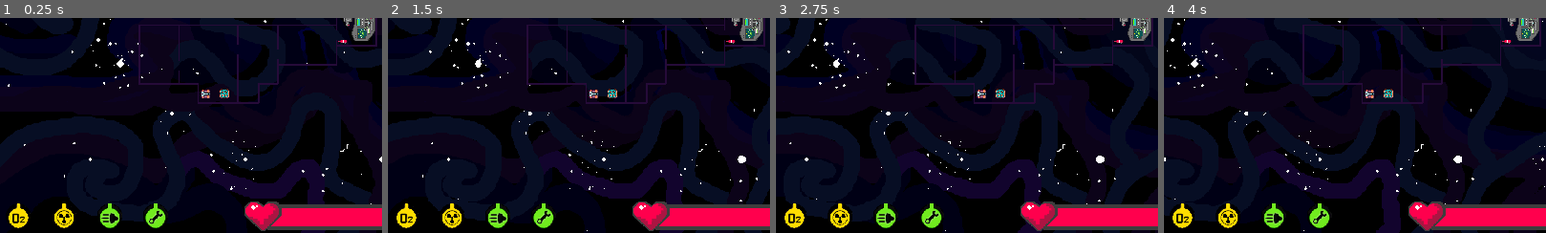
Above: before the commit, frames 1-4 (left to right).
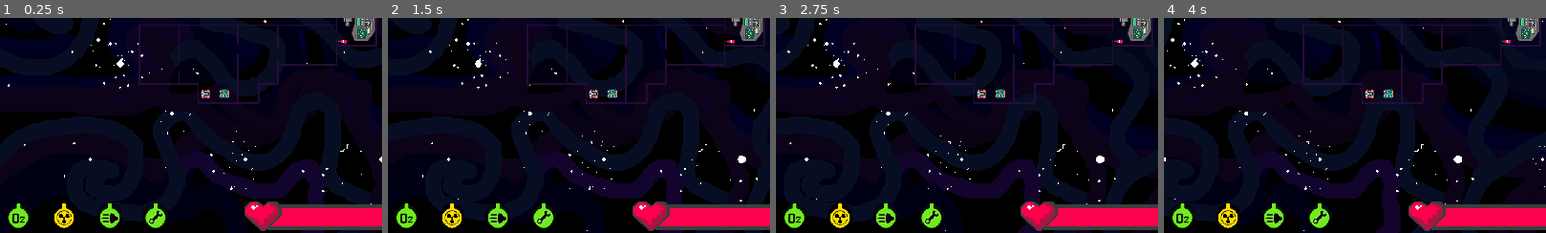
Above: after the commit, the same moments.

Repository: feargrinn/cyberiada2024
Game: Godot game, scene res://scenes/key_scenes/game.tscn
The game is run twice, just before and just after one commit, with the same random seed, the same clock (stepped at 60 frames per second) and the same inputs.
Inputs:
- Up to frame 1 (0.25 s): no input
- Up to frame 2 (1.5 s): tap Enter (interact_B) at 0.5 s; tap S (A_dol) at 0.6 s; tap W (A_gora) at 1.35 s
- Up to frame 3 (2.75 s): tap A (A_lewo) at 2.1 s
- Up to frame 4 (4 s): tap D (A_prawo) at 2.85 s; tap Down (B_dol) at 3.6 s
The pictures show only the part of the screen within x 24-74%, y 50-100%; the shares and areas given below are measured in that part.

The runs differ from the first frame. In frame 1, 0.4% of the frame differs, in the area x 2-8%, y 86-98%; in frame 2, 0.4%; in frame 3, 0.4%; in frame 4, 0.4%.

Commit message:
lece bo chce (bossbar integration czy chuj)
piekna polska polszczynza oraz schabowy
aka losing gdy zycie jest zle

Diff:
--- a/scripts/Globals.gd
+++ b/scripts/Globals.gd
@@ -9,7 +9,7 @@
 var energia = 20
 var kokpit = 30
 var lab = 40
-var o2 = 50
+var o2 = 100
 var reaktor = 60
 var silnik = 70
 var workshop = 80
--- a/scripts/game.gd
+++ b/scripts/game.gd
@@ -11,12 +11,12 @@
 		get_tree().change_scene_to_file("res://scenes/key_scenes/main_menu.tscn")
 	for a in $"../MarginContainer/HBoxContainer/HBoxContainer".get_children():
 		var b = a.name
-		print(b,'is the thing im tryna print ',Globals.get(b))
-		#var good_texture_path = base_path + node_name + "good.png"
-		#var mid_texture_path = base_path + node_name + "mid.png"
-		#var bad_texture_path = base_path + node_name + "bad.png"
+		#print(b,'is the thing im tryna print ',Globals.get(b))
 		var teksturka_loc = "../MarginContainer/HBoxContainer/HBoxContainer/"+b+"/Sprite2D"
 		if Globals.get(b) > 66:
+			if Globals.get(b) > 100:
+				Globals.set(b, 100)
+
 			var kurwatura = load("res://textures/Symbole GUI statku/" + b.capitalize() + "Good.png")
 			get_node(teksturka_loc).texture = kurwatura
 			#$"../MarginContainer/HBoxContainer/HBoxContainer/cisnienie/Sprite2D"
@@ -45,10 +45,19 @@
 			var kurwatura = load("res://textures/Symbole GUI statku/" + b.capitalize() + "Bad.png")
 			get_node(teksturka_loc).texture = kurwatura
 			pass
-		elif Globals.get(b) ==0:
-			#jakis alert czy cos
+		elif Globals.get(b) <=0:
+			Globals.overall_health -= 1
+			Globals.set(b, 0)
+			#prosze o uprzejme zignorowanie faktu ze to dziala tylko co 8 for w zwiazku z czym wartosc dochodzi do -8 zanim sie poprawi
+			#JA WIEM.
+			#prosze o zignorowanie poprzednich dwoch komentarzy. były one nie na miejscu jak xle wysuniete linijki kodu
 			pass
+	Globals.urgency += 0.01
+	Globals.o2 -= 0.01
+	#print(Globals.o2)
 	$"../MarginContainer/HBoxContainer/Control/Sprite2D/ColorRect".size.x = 645 * Globals.overall_health/100
+	if Globals.overall_health <= 0:
+		lose('zycie')
 
 
 #this just kinda appeared on me???
